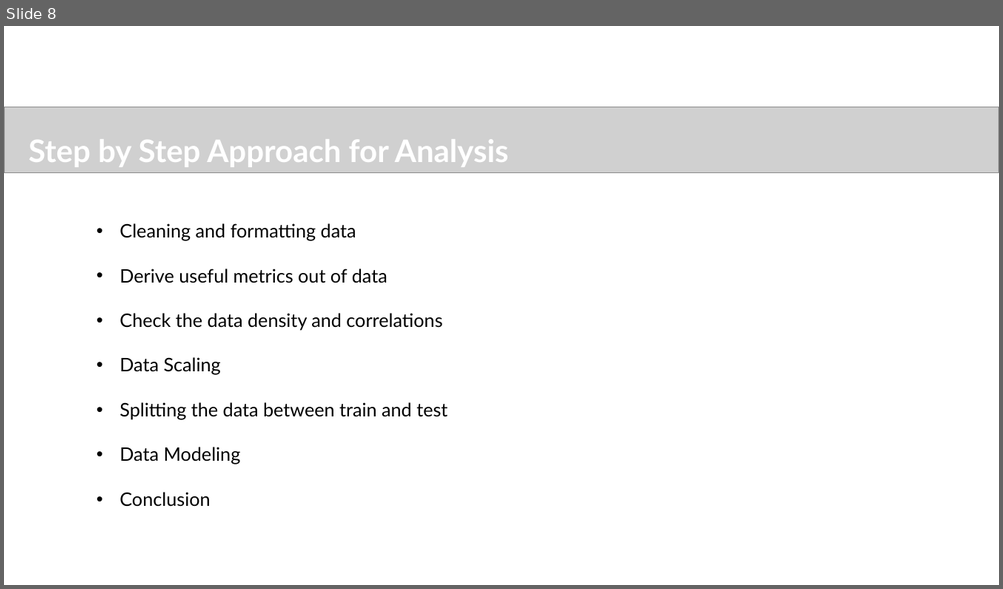
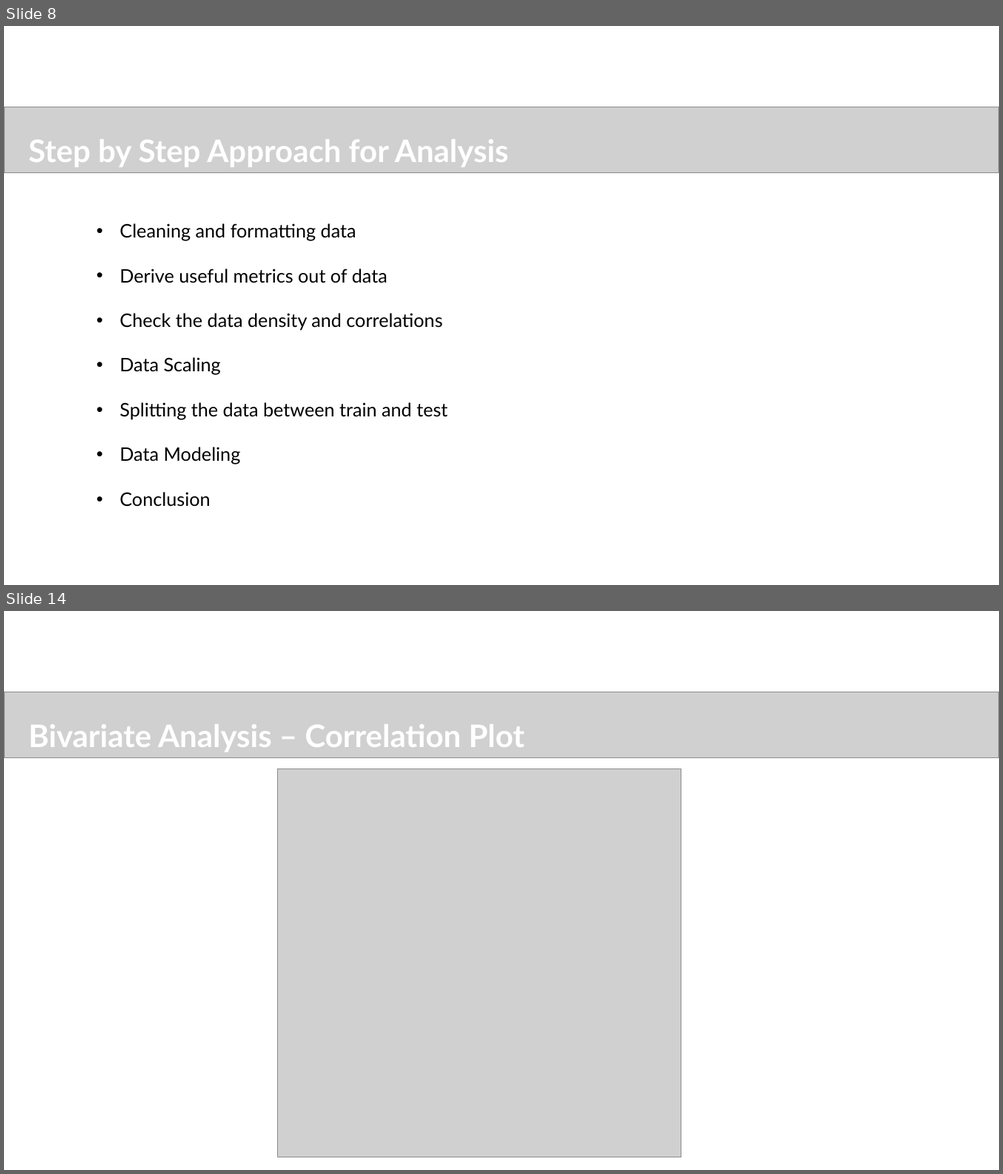
Before and after one commit to sureshballa/data-science-projects, a slide deck: Capstone Project/Ecommerce_Capstone_Project.pptx. Shown one above the other, each under a label of ours: slide 8 before the commit, slides 8 and 14 after it; the slides between them are not shown. The pictures are 1003x589 and 1003x1174 pixels, drawn with LibreOffice and Linux fonts; fonts in the diff are those of the drawing; grey boxes stand for pictures; background and template pictures are left out. Boxes give left, top, right and bottom in pixels: in the first picture for what was removed or moved away, otherwise in the second. Text is boxed around its words. In the diff, an @@ line names an element or a change of style, - is before the commit and + after.

```diff
--- a/Capstone Project/Ecommerce_Capstone_Project.pptx
+++ b/Capstone Project/Ecommerce_Capstone_Project.pptx
@@ slide 14 added at (x1=4, y1=611, x2=999, y2=1170), background #FFFFFF @@
@@ picture added at (x1=4, y1=692, x2=999, y2=758) @@
@@ text added at (x1=28, y1=724, x2=525, y2=752), 30 pt, text #FFFFFF, bold @@
+Bivariate Analysis – Correlation Plot
@@ picture added at (x1=277, y1=769, x2=680, y2=1158) @@
```
Also in this commit, not shown: 4 slides changed, 7 other slides added, 1 slide removed.
